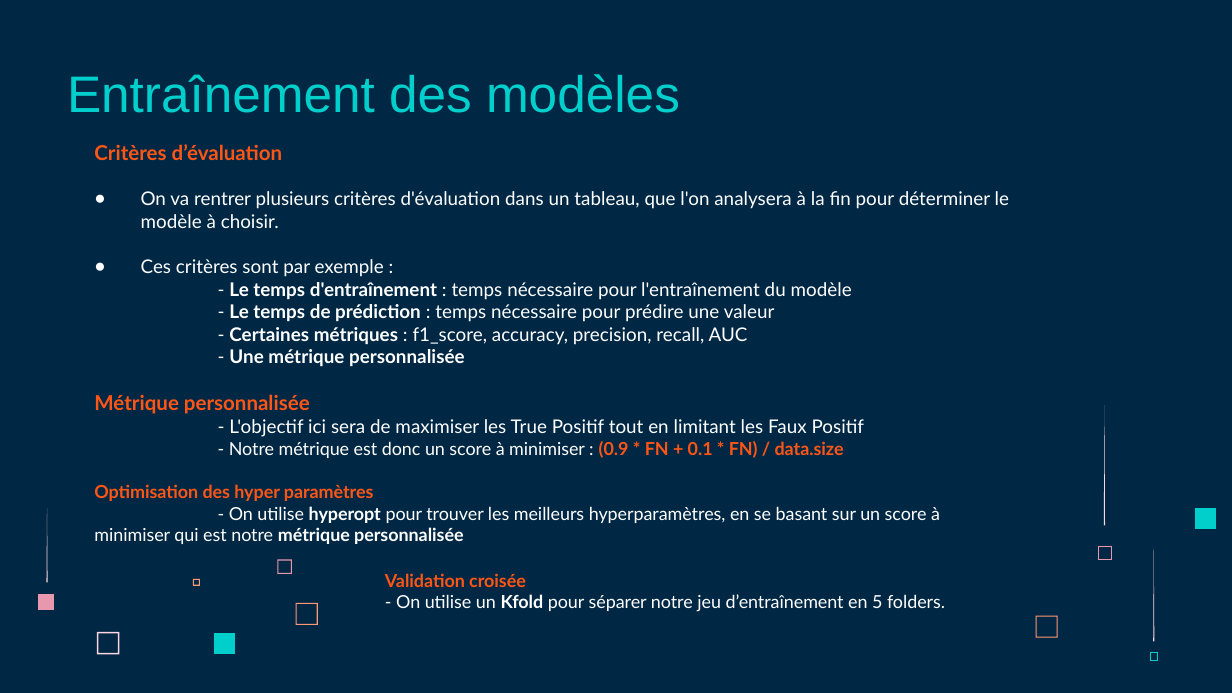
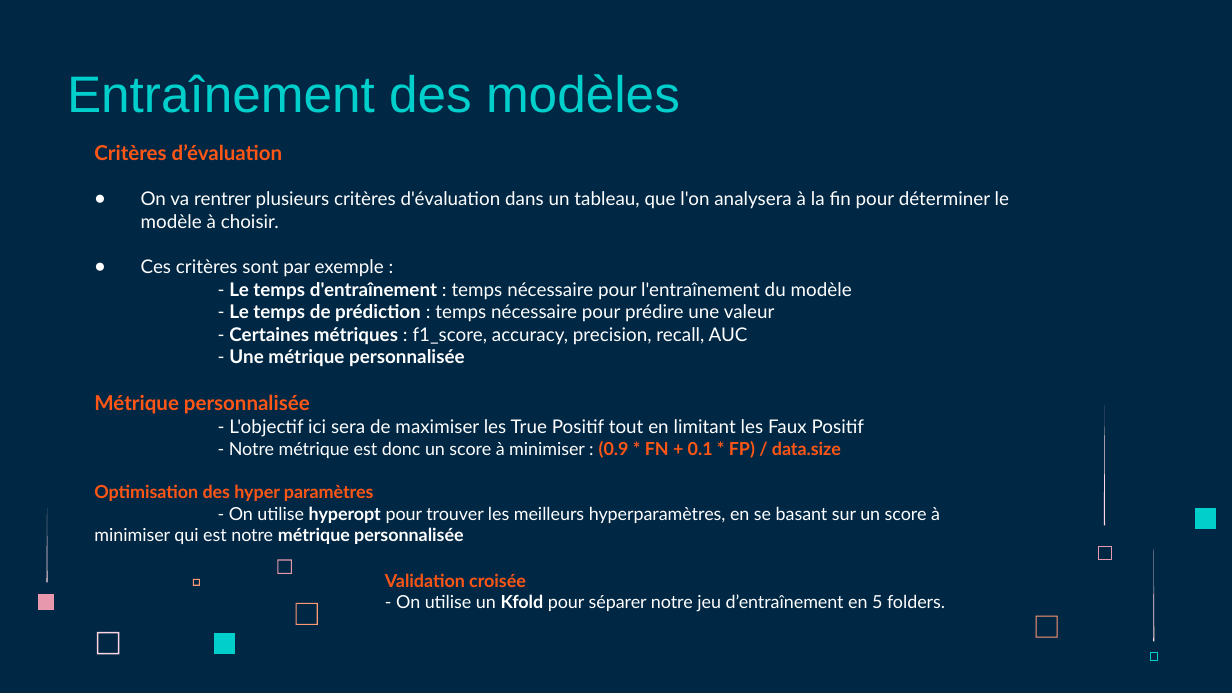
Before and after one commit to Deviluna29/oc_ingenieur-ia_p4, a slide deck: slide 19 of P4_02_presentation.pptx. Drawn at 1232x693 pixels with LibreOffice and Linux fonts; fonts in the diff are those of the drawing; background and template pictures are left out. Boxes give left, top, right and bottom in pixels: in the first picture for what was removed or moved away, otherwise in the second. Text is boxed around its words. In the diff, an @@ line names an element or a change of style, - is before the commit and + after.

```diff
--- a/P4_02_presentation.pptx
+++ b/P4_02_presentation.pptx
@@ text at [229, 441, 841, 458]: text changed @@
-- Notre métrique est donc un score à minimiser : (0.9 * FN + 0.1 * FN) / data.size
+- Notre métrique est donc un score à minimiser : (0.9 * FN + 0.1 * FP) / data.size
```
Also in this commit, not shown: 2 other slides changed, 2 other files.
